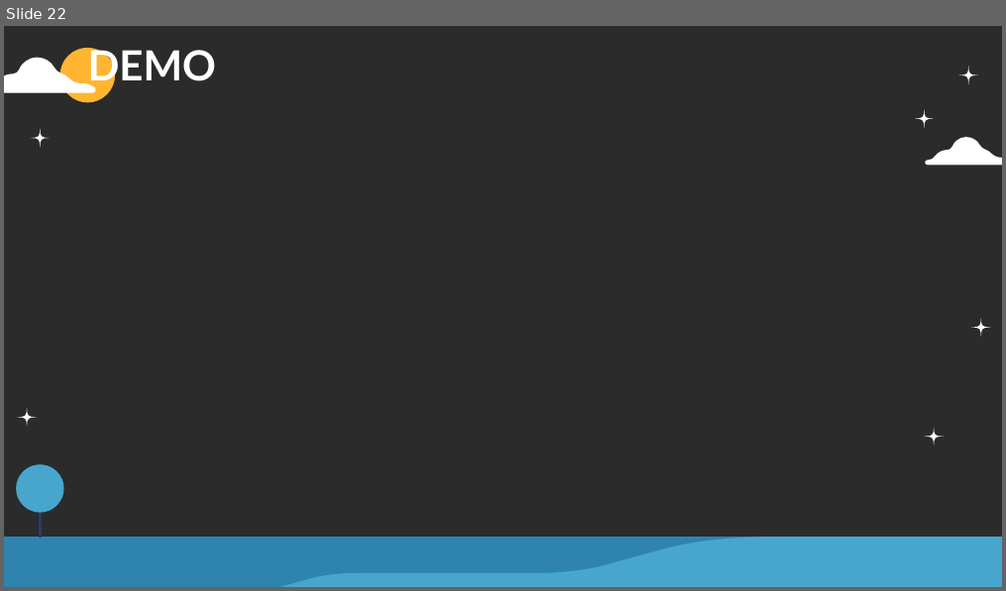
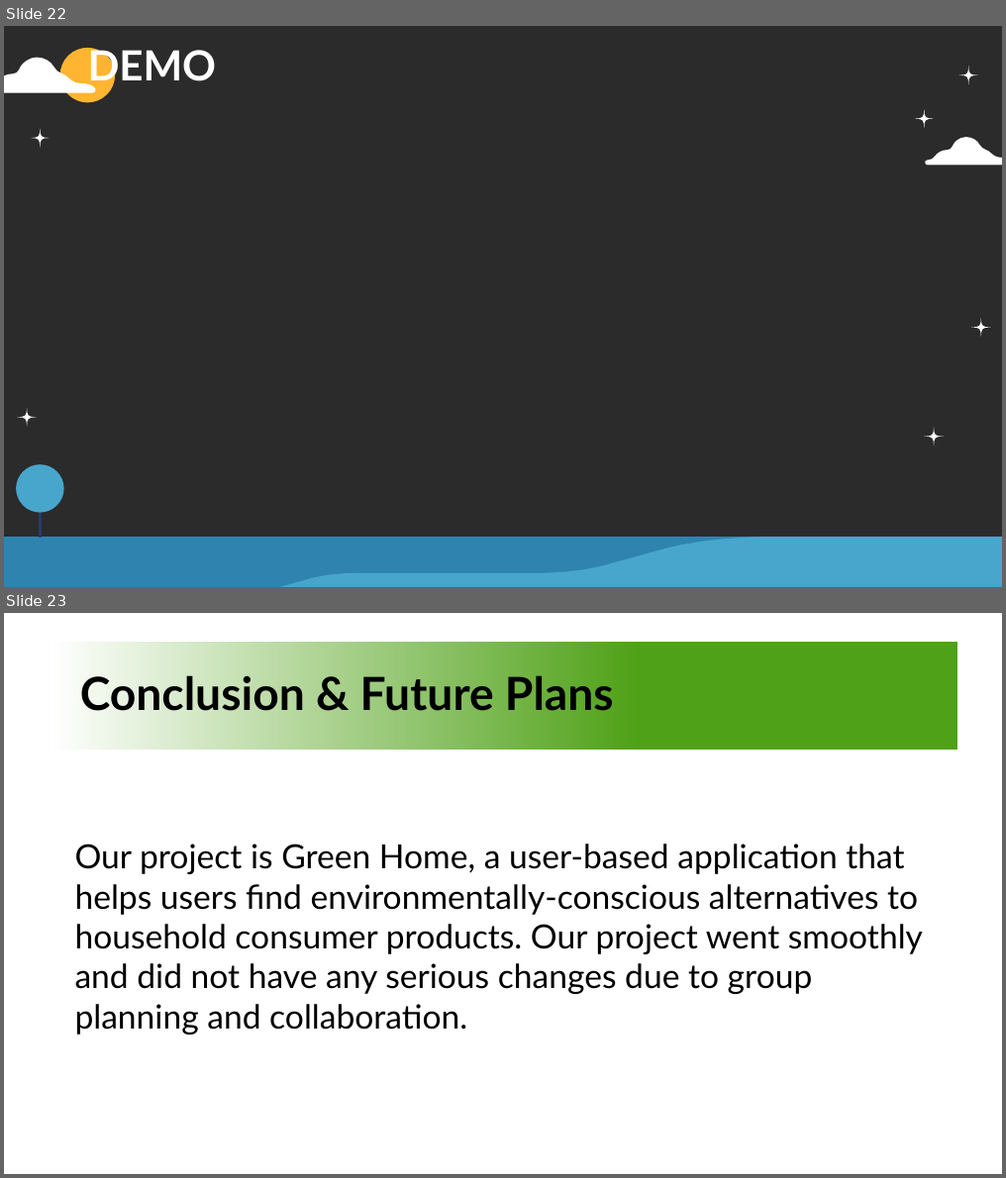
Before and after one commit to emmaxtung/3354-GreenHome, a slide deck: Presentation Slides.pptx. Shown one above the other, each under a label of ours: slide 22 before the commit, slides 22 and 23 after it. The pictures are 1006x591 and 1006x1178 pixels, drawn with LibreOffice and Linux fonts; fonts in the diff are those of the drawing; background and template pictures are left out; a plain dark background stands for a picture behind light text. Boxes give left, top, right and bottom in pixels: in the first picture for what was removed or moved away, otherwise in the second. Text is boxed around its words. In the diff, an @@ line names an element or a change of style, - is before the commit and + after.

```diff
--- a/Presentation Slides.pptx
+++ b/Presentation Slides.pptx
@@ slide 23 added at <box>4,613,1002,1174</box>, background #FFFFFF @@
@@ rectangle added at <box>49,642,957,750</box>, fill gradient #4FA117 to #FFFFFF @@
@@ title added at <box>80,670,614,719</box>, 44 pt, text #000000, bold @@
+Conclusion & Future Plans
@@ text added at <box>75,844,923,1035</box>, 32 pt, text #000000 @@
+Our project is Green Home, a user-based application that helps users find environmentally-conscious alternatives to household consumer products. Our project went smoothly and did not have any serious changes due to group planning and collaboration.
```
Also in this commit, not shown: 3 slides changed, 1 other file.
